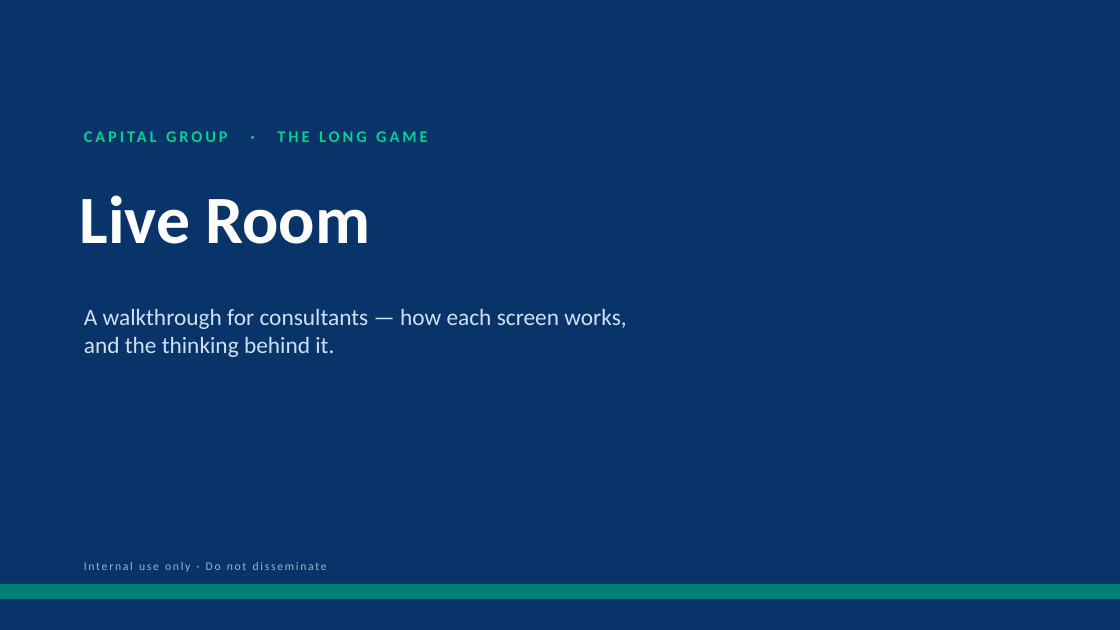
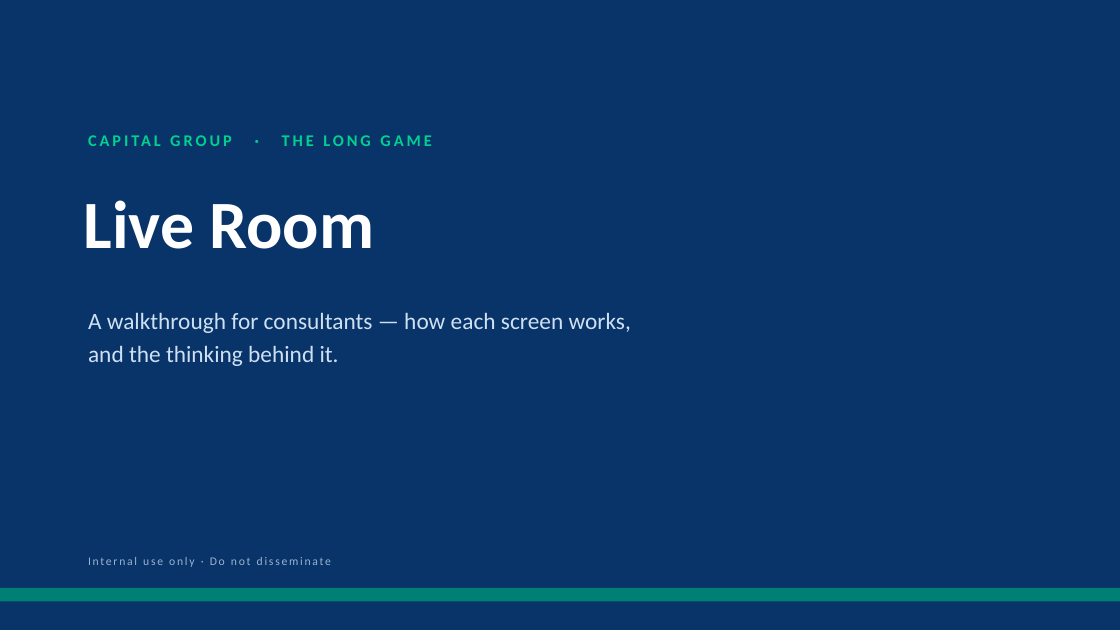
Before and after one commit to cheesin30/decisionframework, a slide deck: slide 1 of consultant-materials/The-Long-Game-Live-Walkthrough.pptx. Drawn at 1120x630 pixels with LibreOffice and Linux fonts; fonts in the diff are those of the drawing. Boxes give left, top, right and bottom in pixels: in the first picture for what was removed or moved away, otherwise in the second. Text is boxed around its words. In the diff, an @@ line names an element or a change of style, - is before the commit and + after.

```diff
--- a/consultant-materials/The-Long-Game-Live-Walkthrough.pptx
+++ b/consultant-materials/The-Long-Game-Live-Walkthrough.pptx
@@ text "CAPITAL GROUP · THE LONG ...": place and size @@
-text "CAPITAL GROUP · THE LONG ..." at [277,131,427,142]
+text "CAPITAL GROUP · THE LONG ..." at [282,135,431,146]
@@ text "Live Room": place and size @@
-text "Live Room" at [80,195,370,244]
+text "Live Room" at [84,200,375,249]
@@ text at [88,313,631,366]: text changed @@
-A walkthrough for consultants — how each screen works,
-and the thinking behind it.
+A walkthrough for consultants — how each screen works,
+and the thinking behind it.
@@ text "Internal use only · Do ...": place and size @@
-text "Internal use only · Do ..." at [84,562,327,572]
+text "Internal use only · Do ..." at [88,557,331,567]
@@ rectangle: place and size @@
-rectangle at [0,584,1120,599]
+rectangle at [0,588,1120,602]
```
Also in this commit, not shown: 13 other slides changed, 1 other file.
